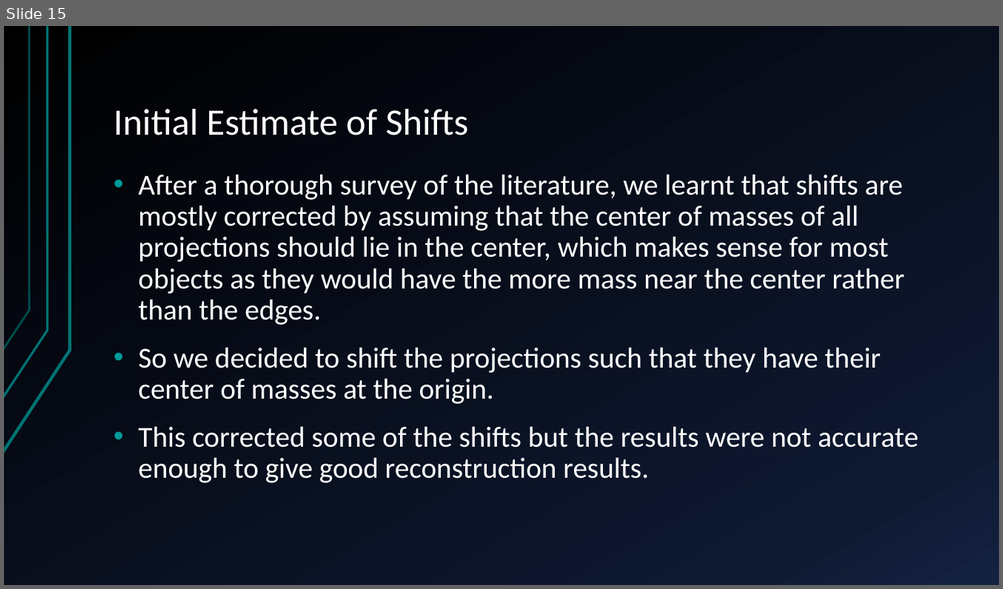
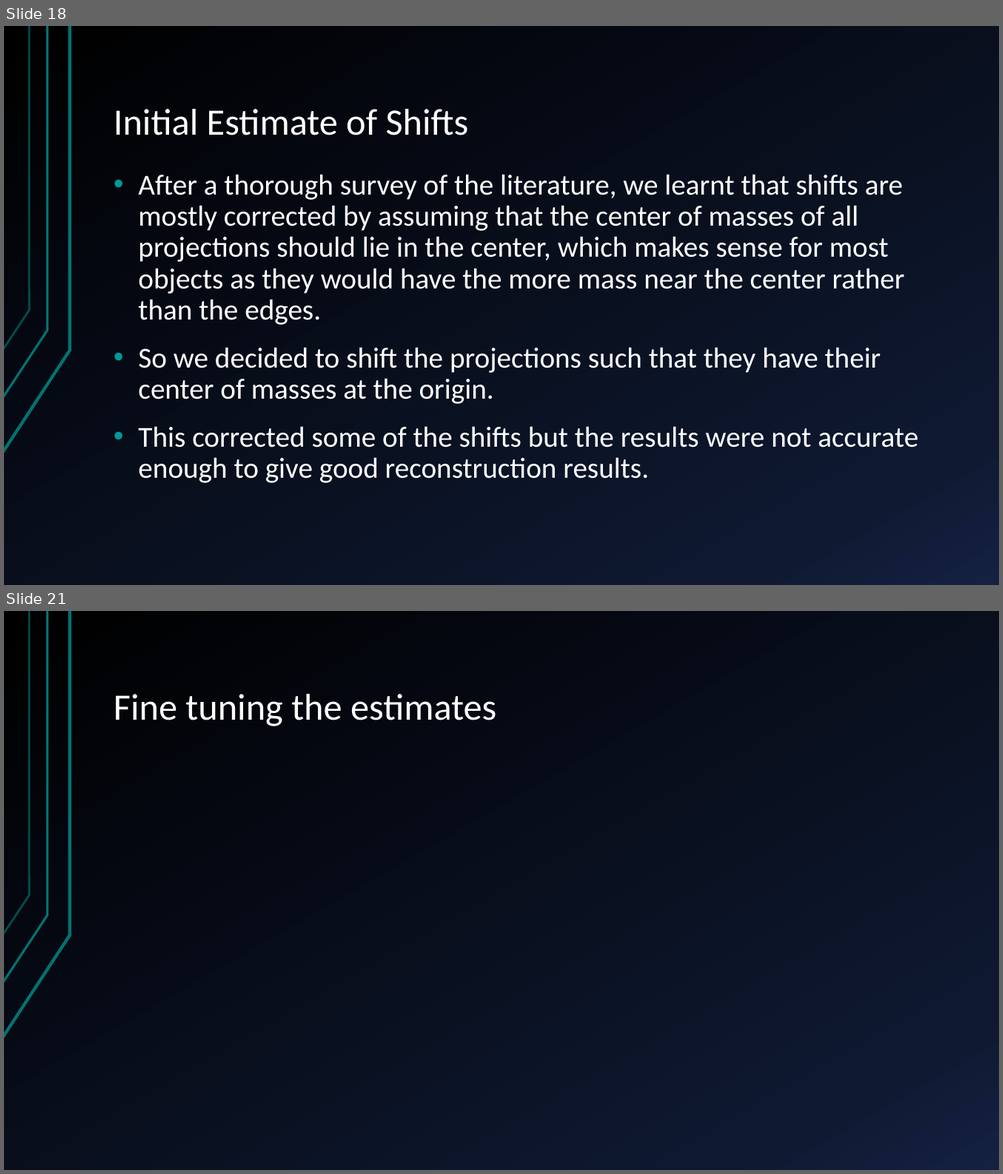
Before and after one commit to arunabh98/Noise-and-Outlier-Resistant-Tomographic-Reconstruction-under-Unknown-Viewing-Parameters, a slide deck: results/RnD Presentation.pptx. Shown one above the other, each under a label of ours: slide 15 before the commit, slides 18 and 21 after it; the slides between them are not shown. The pictures are 1003x589 and 1003x1174 pixels, drawn with LibreOffice and Linux fonts; fonts in the diff are those of the drawing; grey boxes stand for pictures. Boxes give left, top, right and bottom in pixels: in the first picture for what was removed or moved away, otherwise in the second. Text is boxed around its words. In the diff, an @@ line names an element or a change of style, - is before the commit and + after.

```diff
--- a/results/RnD Presentation.pptx
+++ b/results/RnD Presentation.pptx
@@ slide 21 added at (4, 611, 999, 1170), background gradient #000000 to #0F1931 to #142242; not listed: 3 template elements that a slide beside it also shows @@
@@ title added at (114, 694, 496, 726), 36 pt, text #FFFFFF @@
+Fine tuning the estimates
@@ what was slide 15 is now slide 18 @@
```
Also in this commit, not shown: 9 slides changed, 8 other slides added, 1 slide removed, 11 other files.
